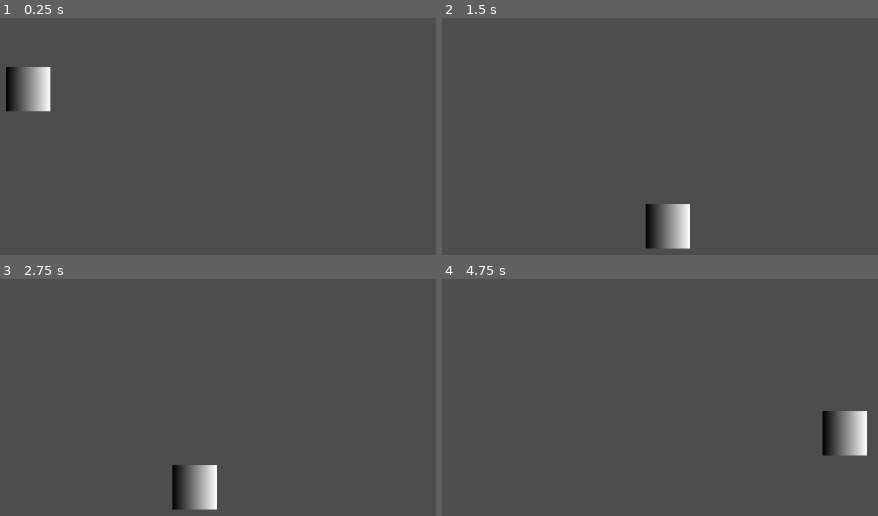
Above: before the commit, frames 1-4 (two rows, left to right).
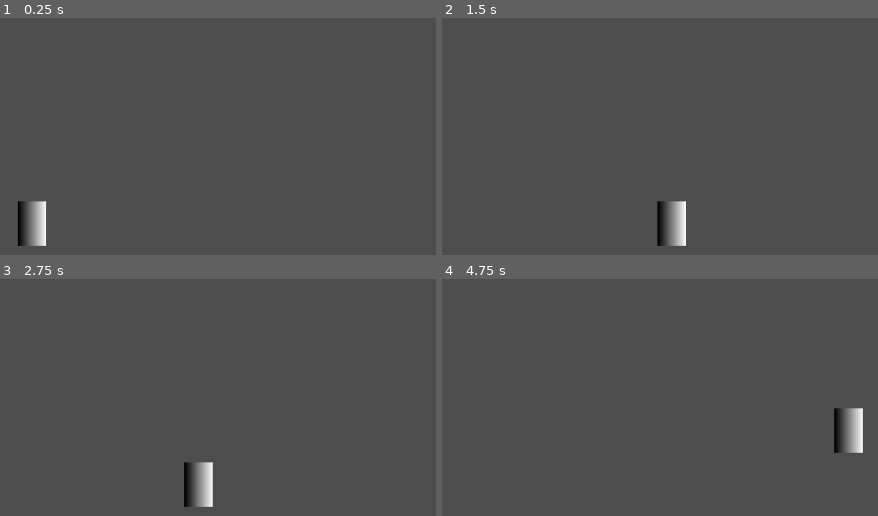
Above: after the commit, the same moments.

Repository: LuigiOC/Project-K
Game: Godot game, scene res://Characters/Mage/Scenes/Mage.tscn
Two runs of this game, one before a commit and one after it. Both use one fixed random seed, a clock stepped at 60 frames per second and the inputs below. The project has no main scene, so this scene is started directly.
Inputs:
- Up to frame 1 (0.25 s): no input
- Up to frame 2 (1.5 s): hold D (Right) from 0.53 s (still down); tap Space (Jump) at 0.77 s
- Up to frame 3 (2.75 s): tap Space (Jump) at 1.52 s; release D (Right) at 2.03 s; hold A (Left) from 2.03 s (still down)
- Up to frame 4 (4.75 s): release A (Left) at 2.78 s; hold D (Right) 2.78-4.28 s; tap Space (Jump) at 3.02, 3.77, 4.52 s; hold A (Left) from 4.28 s (still down)

The runs differ from the first frame. In frame 1, 2.5% of the frame differs, in the area x 1-12%, y 20-97%; in frame 2, 1.3%; in frame 3, 1.4%; in frame 4, 1.4%.

Commit message:
Implementações de movimentação do player
Adicionamos a movimentação através dos inputs do jogador e também a captura do mesmo.

<A e D>
Jump: Espace

Diff:
--- a/Characters/Mage/Scenes/Mage.tscn
+++ b/Characters/Mage/Scenes/Mage.tscn
@@ -1,9 +1,6 @@
 [gd_scene load_steps=7 format=3 uid="uid://byk7bn80p54cq"]
 
 [ext_resource type="Script" path="res://Characters/Mage/Scripts/mage.gd" id="1_wobpj"]
-
-[sub_resource type="RectangleShape2D" id="RectangleShape2D_4sb68"]
-size = Vector2(1119.5, 10)
 
 [sub_resource type="Gradient" id="Gradient_hn3ad"]
 
@@ -13,27 +10,31 @@
 [sub_resource type="SpriteFrames" id="SpriteFrames_mf5m5"]
 
 [sub_resource type="RectangleShape2D" id="RectangleShape2D_gsmy5"]
-size = Vector2(64, 66)
+size = Vector2(41, 64)
+
+[sub_resource type="RectangleShape2D" id="RectangleShape2D_4sb68"]
+size = Vector2(1148, 20)
 
 [node name="Mage" type="Node2D"]
 script = ExtResource("1_wobpj")
 
-[node name="StaticBody2D" type="StaticBody2D" parent="."]
-
-[node name="CollisionShape2D" type="CollisionShape2D" parent="StaticBody2D"]
-position = Vector2(583.25, 636)
-shape = SubResource("RectangleShape2D_4sb68")
-
 [node name="CharacterBody2D" type="CharacterBody2D" parent="."]
 physics_interpolation_mode = 2
 
-[node name="Sprite2D" type="Sprite2D" parent="CharacterBody2D"]
-position = Vector2(564, 335)
+[node name="Spr_Player_Idle" type="Sprite2D" parent="CharacterBody2D"]
+position = Vector2(570, 592)
+scale = Vector2(0.640625, 1)
 texture = SubResource("GradientTexture2D_1t1tn")
 
 [node name="Spr_Player_Movement" type="AnimatedSprite2D" parent="CharacterBody2D"]
 sprite_frames = SubResource("SpriteFrames_mf5m5")
 
 [node name="CollisionShape2D" type="CollisionShape2D" parent="CharacterBody2D"]
-position = Vector2(564, 335)
+position = Vector2(569.5, 591)
 shape = SubResource("RectangleShape2D_gsmy5")
+
+[node name="Chão teste" type="StaticBody2D" parent="."]
+
+[node name="CollisionShape2D" type="CollisionShape2D" parent="Chão teste"]
+position = Vector2(575, 635)
+shape = SubResource("RectangleShape2D_4sb68")
--- a/Characters/Mage/Scripts/mage.gd
+++ b/Characters/Mage/Scripts/mage.gd
@@ -3,19 +3,13 @@
 var gravity = ProjectSettings.get_setting("physics/2d/default_gravity")
 
 func _process(_delta: float) -> void:
-		#Adiciona a gravidade do mundo
+	#Adiciona a gravidade do mundo
 	$CharacterBody2D.velocity.y += gravity * 2 * _delta
+		#Método de characterbody para mover e colidir
+	$CharacterBody2D.move_and_slide()
 
-	#Método de characterbody para mover e colidir
-	$CharacterBody2D.move_and_slide()
 	#Função de capturar inputs e adicionar +1 -1 ao vetor de movimento
 	_Movement_Player(_delta)
-
-
-
-
-
-
 
 
 	#Função de capturar inputs e movimento do jogador
--- a/project.godot
+++ b/project.godot
@@ -41,3 +41,23 @@
 , Object(InputEventKey,"resource_local_to_scene":false,"resource_name":"","device":-1,"window_id":0,"alt_pressed":false …(183 unchanged characters)…
 ]
 }
+Hability_Q={
+"deadzone": 0.5,
+"events": [Object(InputEventKey,"resource_local_to_scene":false,"resource_name":"","device":-1,"window_id":0,"alt_pressed":false,"shift_pressed":false,"ctrl_pressed":false,"meta_pressed":false,"pressed":false,"keycode":0,"physical_keycode":81,"key_label":0,"unicode":113,"location":0,"echo":false,"script":null)
+]
+}
+Hability_E={
+"deadzone": 0.5,
+"events": [Object(InputEventKey,"resource_local_to_scene":false,"resource_name":"","device":-1,"window_id":0,"alt_pressed":false,"shift_pressed":false,"ctrl_pressed":false,"meta_pressed":false,"pressed":false,"keycode":0,"physical_keycode":69,"key_label":0,"unicode":101,"location":0,"echo":false,"script":null)
+]
+}
+M1={
+"deadzone": 0.5,
+"events": [Object(InputEventMouseButton,"resource_local_to_scene":false,"resource_name":"","device":-1,"window_id":0,"alt_pressed":false,"shift_pressed":false,"ctrl_pressed":false,"meta_pressed":false,"button_mask":1,"position":Vector2(65, 9),"global_position":Vector2(72, 45),"factor":1.0,"button_index":1,"canceled":false,"pressed":true,"double_click":false,"script":null)
+]
+}
+M2={
+"deadzone": 0.5,
+"events": [Object(InputEventMouseButton,"resource_local_to_scene":false,"resource_name":"","device":-1,"window_id":0,"alt_pressed":false,"shift_pressed":false,"ctrl_pressed":false,"meta_pressed":false,"button_mask":2,"position":Vector2(139, 19),"global_position":Vector2(146, 55),"factor":1.0,"button_index":2,"canceled":false,"pressed":true,"double_click":false,"script":null)
+]
+}
